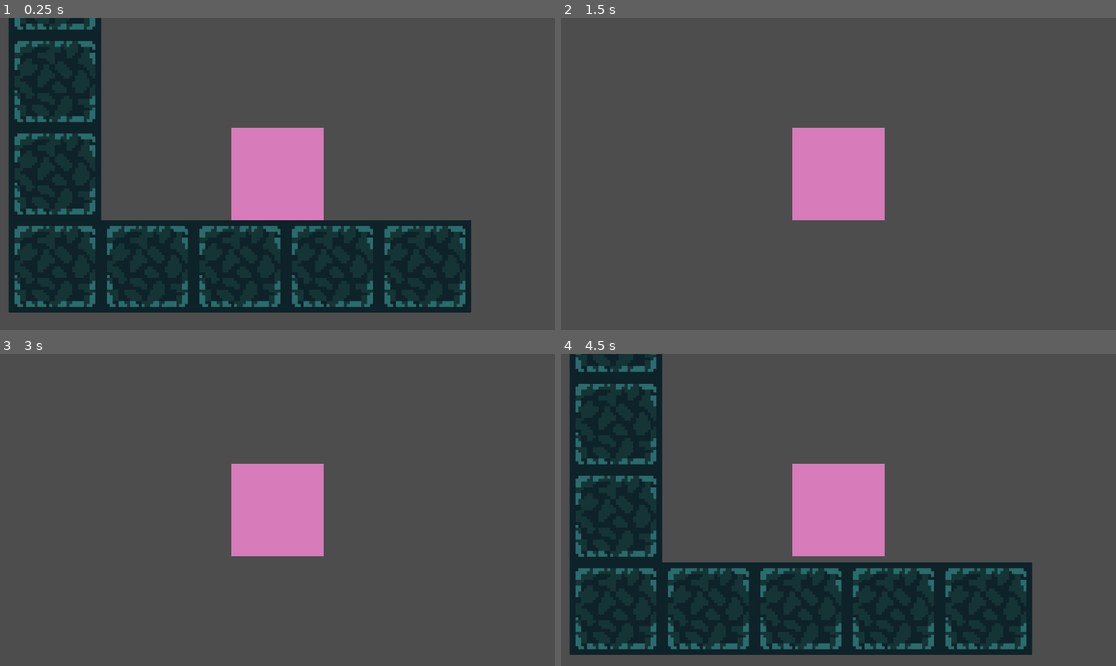
Above: before the commit, frames 1-4 (two rows, left to right).
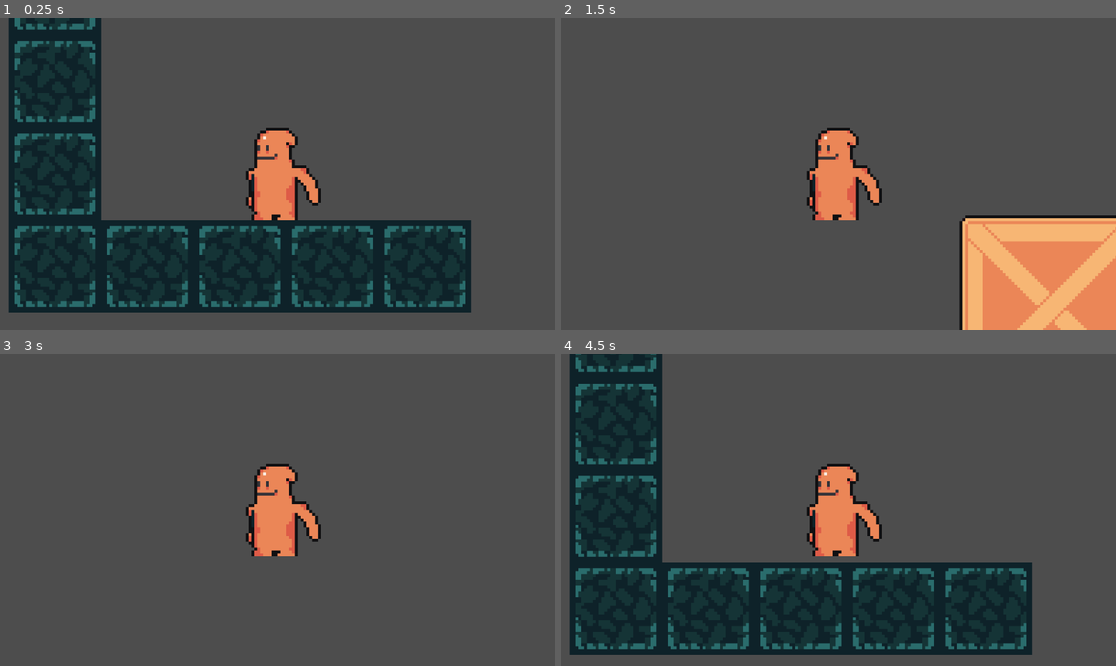
Above: after the commit, the same moments.

Repository: BuddyGames04/GudevJam14
Game: Godot game, scene res://Level1.tscn
Same seed, same stepped clock (60 frames per second), same inputs: the game is played once before the commit and once after it. The project has no main scene, so this scene is started directly.
Inputs:
- Up to frame 1 (0.25 s): no input
- Up to frame 2 (1.5 s): tap Enter at 0.5 s; hold Right (right) from 0.53 s (still down); tap Shift (switch_form) at 0.6, 1.35 s; tap Space (jump) at 0.77 s
- Up to frame 3 (3 s): tap Space (jump) at 1.52 s; release Right (right) at 2.03 s; hold A (left) 2.03-2.78 s; tap Shift (switch_form) at 2.1, 2.85 s; hold Right (right) from 2.78 s (still down)
- Up to frame 4 (4.5 s): tap Space (jump) at 3.02, 3.5, 3.77 s; tap Shift (switch_form) at 3.6 s; release Right (right) at 4.25 s; click "Restart level" at 4.25 s

The runs differ from the first frame. In frame 1, 4.9% of the frame differs, in the area x 41-59%, y 35-65%; in frame 2, 15%, in the area x 41-100%, y 35-100%; in frame 3, 4.9%; in frame 4, 4.9%.

Commit message:
Added crate functionality

Diff:
--- a/Level1.tscn
+++ b/Level1.tscn
@@ -8,7 +8,7 @@
 [ext_resource type="PackedScene" uid="uid://cbml41s33jhob" path="res://Spike.tscn" id="5_1nmrj"]
 [ext_resource type="Texture2D" uid="uid://b02lreoqvlg3j" path="res://Assets/brick32.png" id="6_ehns5"]
 [ext_resource type="Texture2D" uid="uid://dako6wn22upj6" path="res://Assets/breakable.png" id="8_vw2ub"]
-[ext_resource type="Texture2D" uid="uid://bsadngqldjeui" path="res://Assets/crate.png" id="9_hx4am"]
+[ext_resource type="PackedScene" uid="uid://cd7cjl4dyo3e0" path="res://crate.tscn" id="9_y57b7"]
 
 [sub_resource type="TileSetAtlasSource" id="TileSetAtlasSource_xhpw4"]
 texture = ExtResource("2_xi6lc")
@@ -117,7 +117,7 @@
 tile_set = SubResource("TileSet_t3bbb")
 rendering_quadrant_size = 32
 format = 2
-layer_0/tile_data = PackedInt32Array(131070, 131072, 0, 1310 …(3179 unchanged characters)… , -458711, 131072, 0, -524245, 327680, 0, -327643, 393216, 0, -262107, 393216, 0, -196571, 393216, 0)
+layer_0/tile_data = PackedInt32Array(131070, 131072, 0, 1310 …(3179 unchanged characters)… , -458711, 131072, 0, -524245, 327680, 0)
 script = SubResource("GDScript_qvsrf")
 
 [node name="Node2D" type="Node2D" parent="."]
@@ -171,6 +171,5 @@
 format = 2
 layer_0/tile_data = PackedInt32Array(-524251, 0, 0, -589787, 0, 0, -655323, 0, 0)
 
-[node name="Crate" type="Sprite2D" parent="."]
-position = Vector2(995, -263)
-texture = ExtResource("9_hx4am")
+[node name="Crate" parent="." instance=ExtResource("9_y57b7")]
+position = Vector2(251, -8)
--- a/PlayerStats.gd
+++ b/PlayerStats.gd
@@ -4,7 +4,7 @@
 var score: int = 0
 var health: int = 1
 var level
-
+var playerState: bool = true
 # Function to increment the score
 func add_score(amount: int) -> void:
 	score += amount
--- /dev/null
+++ b/crate.gd
@@ -0,0 +1,13 @@
+extends RigidBody2D
+
+@onready var static_collision_shape = $StaticBody2D/CollisionShape2D2
+
+func _process(delta):
+	if PlayerStats.playerState:
+		# Set the crate to Rigid mode and disable the static collision shape
+		PhysicsServer2D.body_set_mode(get_rid(), PhysicsServer2D.BODY_MODE_RIGID)
+		static_collision_shape.disabled = true
+	else:
+		# Set the crate to Static mode and enable the static collision shape
+		PhysicsServer2D.body_set_mode(get_rid(), PhysicsServer2D.BODY_MODE_STATIC)
+		static_collision_shape.disabled = false
--- /dev/null
+++ b/crate.tscn
@@ -0,0 +1,31 @@
+[gd_scene load_steps=5 format=3 uid="uid://cd7cjl4dyo3e0"]
+
+[ext_resource type="Texture2D" uid="uid://bsadngqldjeui" path="res://Assets/crate.png" id="1_ipris"]
+[ext_resource type="Script" path="res://crate.gd" id="1_ovr2q"]
+
+[sub_resource type="PhysicsMaterial" id="PhysicsMaterial_add5k"]
+
+[sub_resource type="RectangleShape2D" id="RectangleShape2D_td24j"]
+size = Vector2(62, 63)
+
+[node name="Crate" type="RigidBody2D"]
+collision_layer = 16
+collision_mask = 7
+mass = 1000.0
+physics_material_override = SubResource("PhysicsMaterial_add5k")
+linear_damp = 8.0
+angular_damp = 15.0
+script = ExtResource("1_ovr2q")
+
+[node name="Sprite2D" type="Sprite2D" parent="."]
+texture = ExtResource("1_ipris")
+
+[node name="CollisionShape2D" type="CollisionShape2D" parent="."]
+position = Vector2(0, -0.5)
+shape = SubResource("RectangleShape2D_td24j")
+
+[node name="StaticBody2D" type="StaticBody2D" parent="."]
+
+[node name="CollisionShape2D2" type="CollisionShape2D" parent="StaticBody2D"]
+position = Vector2(0, -0.5)
+shape = SubResource("RectangleShape2D_td24j")
--- a/deathscreen.tscn
+++ b/deathscreen.tscn
@@ -35,9 +35,16 @@
 icon = SubResource("CanvasTexture_jtkmr")
 
 [node name="Label" type="Label" parent="."]
-layout_mode = 0
-offset_left = 552.0
-offset_top = 224.0
-offset_right = 593.0
-offset_bottom = 247.0
+layout_mode = 1
+anchors_preset = -1
+anchor_left = 0.5
+anchor_top = 0.346
+anchor_right = 0.514
+anchor_bottom = 0.358
+offset_left = -16.0
+offset_top = -16.208
+offset_right = 8.87201
+offset_bottom = -0.984009
+grow_horizontal = 2
+grow_vertical = 2
 text = "Dead"
--- a/player.gd
+++ b/player.gd
@@ -118,10 +118,16 @@
 	sunny.visible = is_sunny
 	grim.visible = not is_sunny
 
-	# Update movement parameters for each form
+	# Update collision layers and masks
 	if is_sunny:
+		collision_layer = 3  # Big player layer
+		collision_mask = 5   # Interact with crate
 		speed = 100
 		jump_force = -300
+		PlayerStats.playerState = true
 	else:
+		collision_layer = 2  # Small player layer
+		collision_mask = 5   # Interact with crate
 		speed = 150
 		jump_force = -400
+		PlayerStats.playerState = false
--- a/player.tscn
+++ b/player.tscn
@@ -1,26 +1,26 @@
 [gd_scene load_steps=6 format=3 uid="uid://fohr8wguy27l"]
 
-[ext_resource type="Texture2D" uid="uid://bolh6d4bfcdbo" path="res://Assets/PlaceHolderGudev14.png" id="1_bakfb"]
 [ext_resource type="Script" path="res://player.gd" id="1_ytnra"]
+[ext_resource type="Texture2D" uid="uid://ceo38qwdpp3ii" path="res://Assets/bigplayeridle-sheet.png" id="2_emowv"]
 [ext_resource type="Texture2D" uid="uid://visep5ipgvm5" path="res://Assets/littleplayer-sheet.png" id="3_8qgy1"]
 
 [sub_resource type="RectangleShape2D" id="RectangleShape2D_khsby"]
-size = Vector2(32, 32)
+size = Vector2(28, 32)
 
 [sub_resource type="RectangleShape2D" id="RectangleShape2D_luetf"]
 size = Vector2(17, 17)
 
 [node name="Player" type="CharacterBody2D"]
 position = Vector2(-3, 0)
-collision_layer = 6
-collision_mask = 9
+collision_layer = 0
+collision_mask = 25
 script = ExtResource("1_ytnra")
 
 [node name="Sunny" type="Node2D" parent="."]
 
 [node name="Sprite2D2" type="Sprite2D" parent="Sunny"]
-texture = ExtResource("1_bakfb")
-hframes = 7
+texture = ExtResource("2_emowv")
+hframes = 4
 
 [node name="Grim" type="Node2D" parent="."]
 position = Vector2(0, 8)
@@ -33,6 +33,7 @@
 zoom = Vector2(6, 6)
 
 [node name="SunnyCollision" type="CollisionShape2D" parent="."]
+position = Vector2(2, 0)
 shape = SubResource("RectangleShape2D_khsby")
 
 [node name="GrimCollision" type="CollisionShape2D" parent="."]
--- a/restartlevelbutton.tscn
+++ b/restartlevelbutton.tscn
@@ -1,10 +1,52 @@
-[gd_scene load_steps=3 format=3 uid="uid://b34if5jwohm8v"]
+[gd_scene load_steps=7 format=3 uid="uid://b34if5jwohm8v"]
 
 [ext_resource type="Script" path="res://restartlevelbutton.gd" id="1_wl4ii"]
+
+[sub_resource type="Theme" id="Theme_pc4m7"]
+
+[sub_resource type="StyleBoxFlat" id="StyleBoxFlat_1251s"]
+bg_color = Color(0.215686, 0.619608, 0.501961, 1)
+border_width_left = 3
+border_width_top = 3
+border_width_right = 3
+border_width_bottom = 3
+border_color = Color(0.909804, 0.337255, 0.537255, 1)
+corner_radius_top_left = 2
+corner_radius_top_right = 2
+corner_radius_bottom_right = 2
+corner_radius_bottom_left = 2
+
+[sub_resource type="StyleBoxFlat" id="StyleBoxFlat_1hy2p"]
+bg_color = Color(0.054902, 0.133333, 0.160784, 1)
+border_width_left = 3
+border_width_top = 3
+border_width_right = 3
+border_width_bottom = 3
+border_color = Color(0.980392, 0.937255, 0.901961, 1)
+corner_radius_top_left = 2
+corner_radius_top_right = 2
+corner_radius_bottom_right = 2
+corner_radius_bottom_left = 2
+
+[sub_resource type="StyleBoxFlat" id="StyleBoxFlat_xkkpo"]
+bg_color = Color(0.215686, 0.619608, 0.501961, 1)
+border_width_left = 3
+border_width_top = 3
+border_width_right = 3
+border_width_bottom = 3
+border_color = Color(0.980392, 0.937255, 0.901961, 1)
+corner_radius_top_left = 2
+corner_radius_top_right = 2
+corner_radius_bottom_right = 2
+corner_radius_bottom_left = 2
 
 [sub_resource type="CanvasTexture" id="CanvasTexture_jtkmr"]
 
 [node name="Button" type="Button"]
+theme = SubResource("Theme_pc4m7")
+theme_override_styles/hover = SubResource("StyleBoxFlat_1251s")
+theme_override_styles/pressed = SubResource("StyleBoxFlat_1hy2p")
+theme_override_styles/normal = SubResource("StyleBoxFlat_xkkpo")
 text = "Restart level"
 icon = SubResource("CanvasTexture_jtkmr")
 script = ExtResource("1_wl4ii")
Not shown, added: Assets/bigplayer.png.import
Not shown, added: Assets/bigplayeridle-sheet.png.import
Not shown, added: Assets/bigplayeridle1.png.import
Not shown, added: Assets/diamond.png.import
Not shown, added: export_presets.cfg
